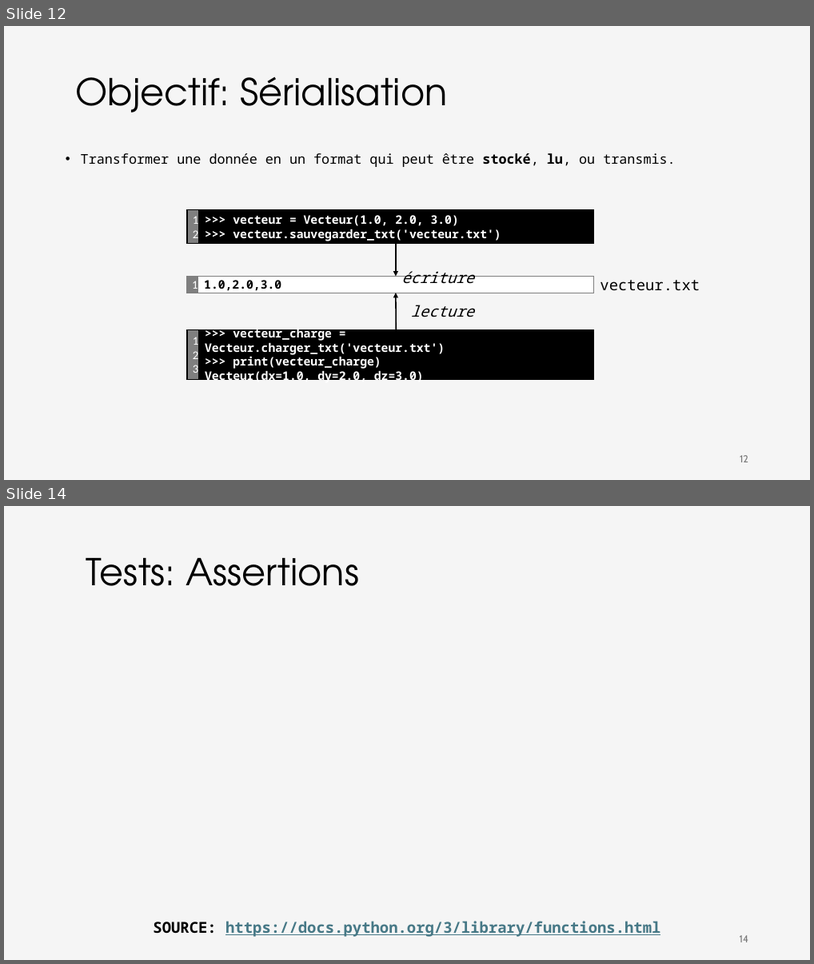
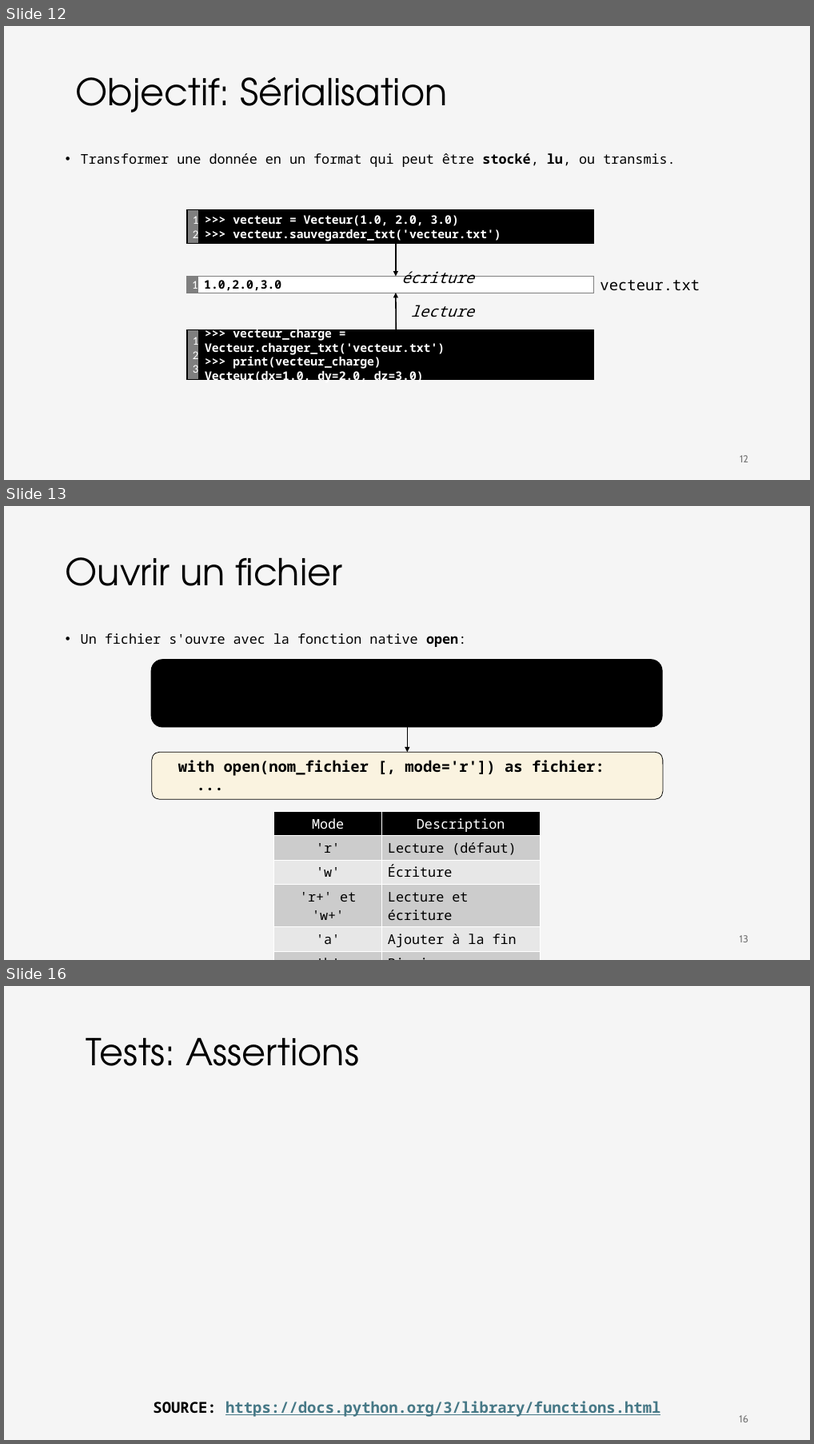
Before and after one commit to iannickgagnon/sagedays_iannick_2026, a slide deck: python_2/presentation_python_2.pptx. Shown one above the other, each under a label of ours: slides 12 and 14 before the commit, slides 12, 13 and 16 after it; the slides between them are not shown. The pictures are 814x964 and 814x1444 pixels, drawn with LibreOffice and Linux fonts; fonts in the diff are those of the drawing; grey boxes stand for pictures. Boxes give left, top, right and bottom in pixels: in the first picture for what was removed or moved away, otherwise in the second. Text is boxed around its words. In the diff, an @@ line names an element or a change of style, - is before the commit and + after.

```diff
--- a/python_2/presentation_python_2.pptx
+++ b/python_2/presentation_python_2.pptx
@@ slide 13 added at (4, 506, 810, 960), background #F5F5F5 @@
@@ title added at (66, 557, 343, 586), 44 pt, text #000000 @@
+Ouvrir un fichier
@@ text added at (81, 633, 466, 647), 16 pt, text #000000 @@
+• Un fichier s'ouvre avec la fonction native open:
@@ rounded rectangle added at (152, 659, 662, 727), fill #000000, outline #000000 0.75 pt, 18 pt, text #000000, bold @@
+.
+.
+.
@@ arrow added from (407, 727) to (407, 752), #000000 1.5 pt @@
@@ rounded rectangle added at (152, 752, 662, 799), fill #FFF2CC at 50% opacity, outline #000000 0.75 pt, 18 pt, text #000000, bold @@
+with open(nom_fichier [, mode='r']) as fichier:
+...
@@ table added at (274, 812, 540, 950), 6 rows, 2 columns @@
+Mode | Description
+'r' | Lecture (défaut)
+'w' | Écriture
+'r+' et 'w+' | Lecture et écriture
+'a' | Ajouter à la fin
+'b' | Binaire
@@ page number added at (740, 935, 749, 942), 12 pt, text #797979 @@
+13
@@ what was slide 14 is now slide 16 @@
@@ page number at (739, 1415, 749, 1422): text changed @@
-14
+16
```
Also in this commit, not shown: 2 other slides added, 1 slide removed.
